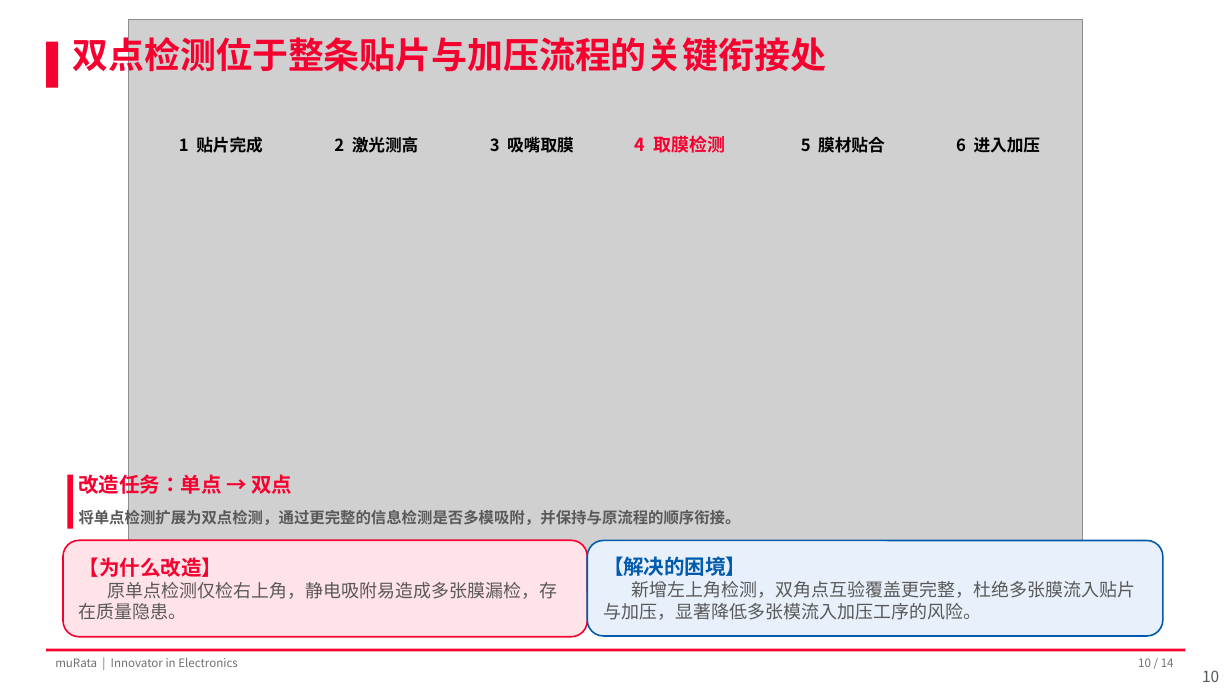
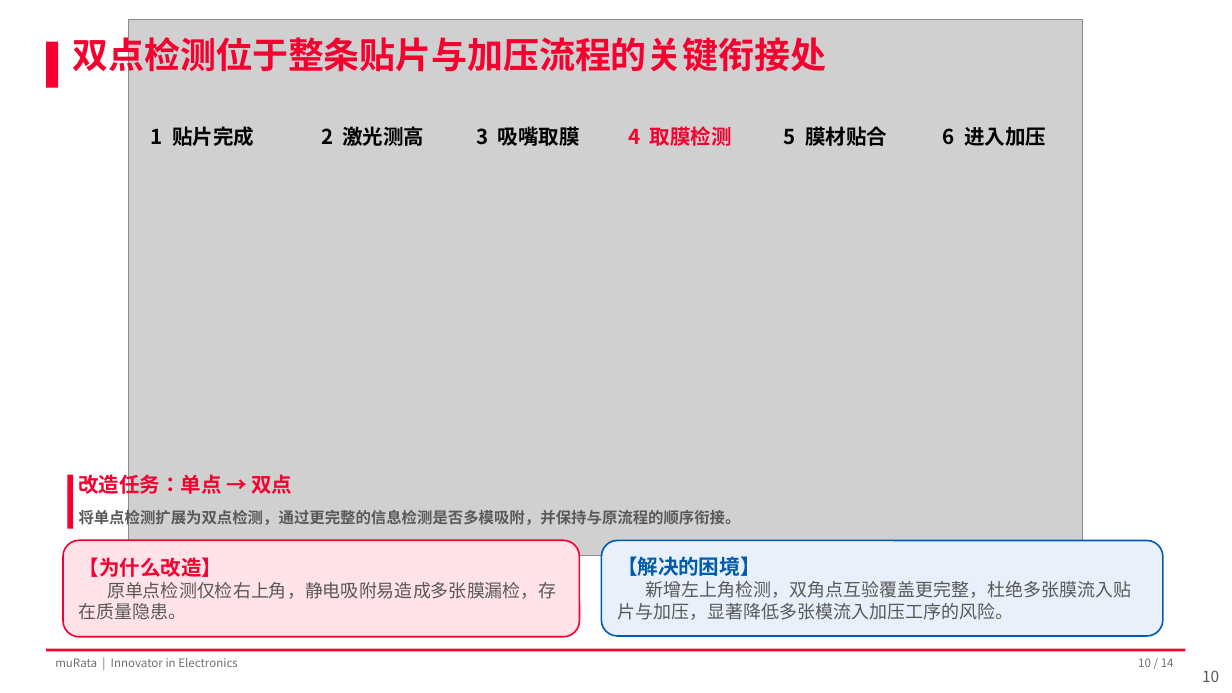
Before and after one commit to Zhang-Bo-glitch/muRata, a slide deck: slide 10 of 结业汇报.pptx. Drawn at 1232x693 pixels with LibreOffice and Linux fonts; fonts in the diff are those of the drawing; grey boxes stand for pictures; background and template pictures are left out. Boxes give left, top, right and bottom in pixels: in the first picture for what was removed or moved away, otherwise in the second. Text is boxed around its words. In the diff, an @@ line names an element or a change of style, - is before the commit and + after.

```diff
--- a/结业汇报.pptx
+++ b/结业汇报.pptx
@@ size 13 to 16 pt in 5 elements at (x1=321, y1=126, x2=425, y2=146), (x1=477, y1=124, x2=580, y2=150), (x1=943, y1=127, x2=1046, y2=146), (x1=784, y1=126, x2=887, y2=146), (x1=151, y1=126, x2=254, y2=146) @@
@@ text "1 贴片完成" moved from (x1=179, y1=137, x2=263, y2=153) to (x1=151, y1=126, x2=254, y2=146) @@
@@ text "2 激光测高" moved from (x1=334, y1=137, x2=419, y2=153) to (x1=321, y1=126, x2=425, y2=146) @@
@@ text "3 吸嘴取膜" moved from (x1=490, y1=137, x2=574, y2=153) to (x1=477, y1=124, x2=580, y2=150) @@
@@ text "4 取膜检测" moved from (x1=635, y1=136, x2=725, y2=153) to (x1=628, y1=126, x2=732, y2=146) @@
@@ text "4 取膜检测" at (x1=628, y1=126, x2=732, y2=146): size 14 to 16 pt @@
@@ text "5 膜材贴合" moved from (x1=801, y1=137, x2=885, y2=153) to (x1=784, y1=126, x2=887, y2=146) @@
@@ text "6 进入加压" moved from (x1=956, y1=137, x2=1041, y2=153) to (x1=943, y1=127, x2=1046, y2=146) @@
@@ rounded rectangle "【为什么改造】" resized from (x1=63, y1=541, x2=587, y2=637) to (x1=63, y1=541, x2=579, y2=637) @@
@@ rounded rectangle "【解决的困境】" resized from (x1=588, y1=541, x2=1164, y2=636) to (x1=602, y1=541, x2=1164, y2=636) @@
```
Also in this commit, not shown: 7 other slides changed.
